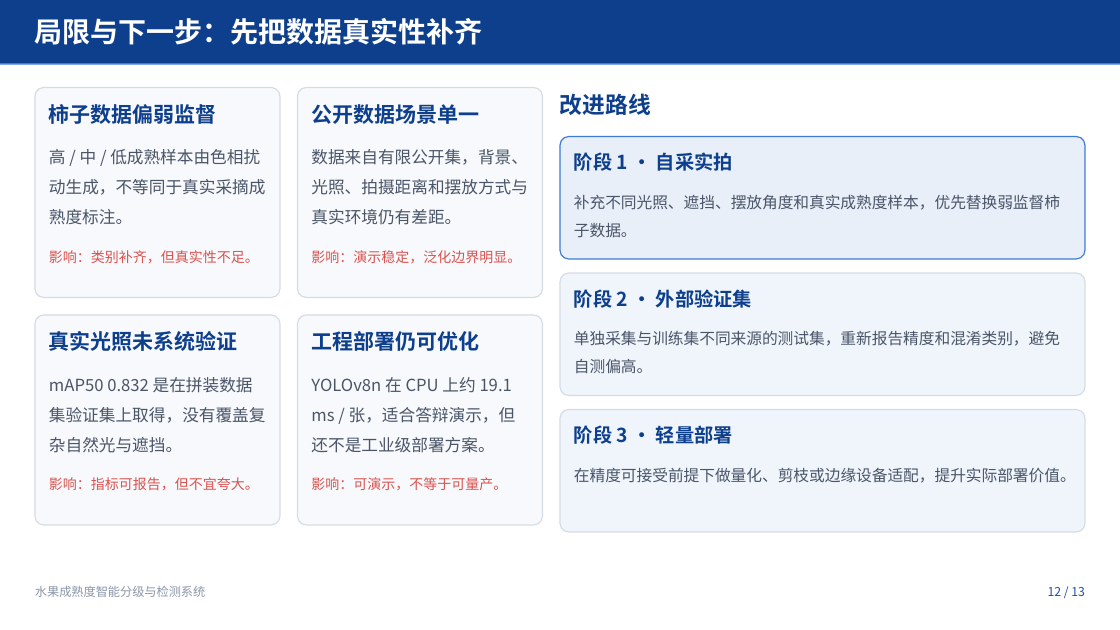
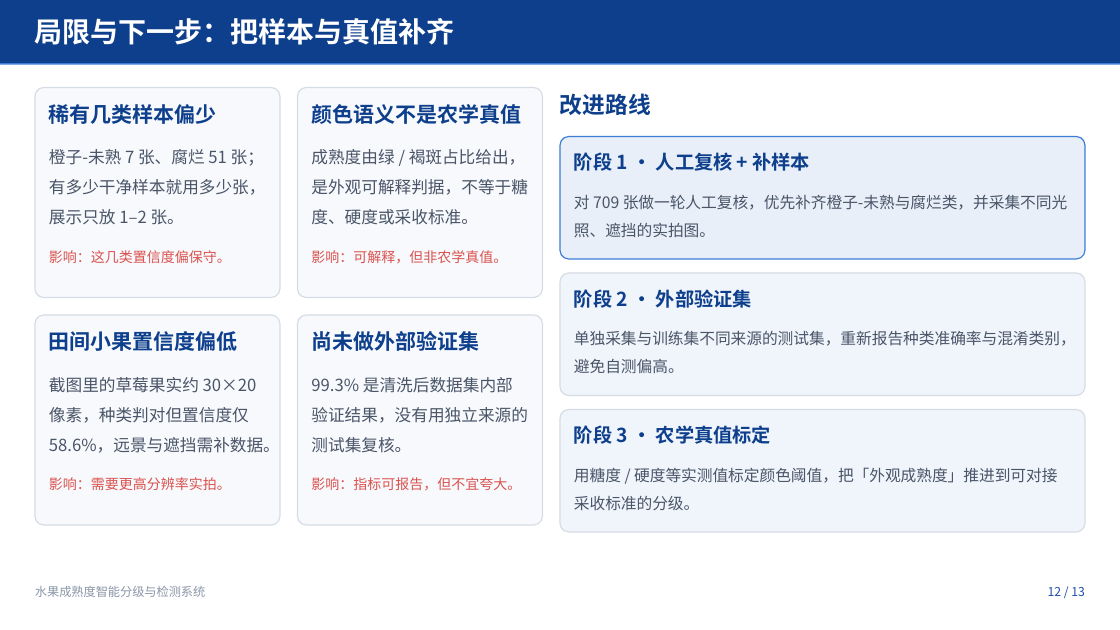
Before and after one commit to wpf1022/fruit-ripeness-detection, a slide deck: slide 12 of 答辩PPT/水果成熟度检测答辩.pptx. Drawn at 1120x630 pixels with LibreOffice and Linux fonts; fonts in the diff are those of the drawing. Boxes give left, top, right and bottom in pixels: in the first picture for what was removed or moved away, otherwise in the second. Text is boxed around its words. In the diff, an @@ line names an element or a change of style, - is before the commit and + after.

```diff
--- a/答辩PPT/水果成熟度检测答辩.pptx
+++ b/答辩PPT/水果成熟度检测答辩.pptx
@@ text at [35, 18, 455, 45]: text changed @@
-局限与下一步：先把数据真实性补齐
+局限与下一步：把样本与真值补齐
@@ text at [49, 104, 217, 124]: text changed @@
-柿子数据偏弱监督
+稀有几类样本偏少
@@ text at [311, 104, 521, 124]: text changed @@
-公开数据场景单一
+颜色语义不是农学真值
@@ text at [49, 149, 266, 225]: text changed @@
-高 / 中 / 低成熟样本由色相扰动生成，不等同于真实采摘成熟度标注。
+橙子-未熟 7 张、腐烂 51 张；有多少干净样本就用多少张，展示只放 1–2 张。
@@ text at [311, 149, 528, 225]: text changed @@
-数据来自有限公开集，背景、光照、拍摄距离和摆放方式与真实环境仍有差距。
+成熟度由绿 / 褐斑占比给出，是外观可解释判据，不等于糖度、硬度或采收标准。
@@ text at [574, 152, 811, 171]: text changed @@
-阶段 1 · 自采实拍
+阶段 1 · 人工复核 + 补样本
@@ text at [574, 195, 1068, 237]: text changed @@
-补充不同光照、遮挡、摆放角度和真实成熟度样本，优先替换弱监督柿子数据。
+对 709 张做一轮人工复核，优先补齐橙子-未熟与腐烂类，并采集不同光照、遮挡的实拍图。
@@ text at [49, 250, 231, 263]: text changed @@
-影响：类别补齐，但真实性不足。
+影响：这几类置信度偏保守。
@@ text at [311, 250, 507, 263]: text changed @@
-影响：演示稳定，泛化边界明显。
+影响：可解释，但非农学真值。
@@ text at [49, 331, 238, 351]: text changed @@
-真实光照未系统验证
+田间小果置信度偏低
@@ text at [311, 331, 479, 351]: text changed @@
-工程部署仍可优化
+尚未做外部验证集
@@ text at [574, 331, 1076, 374]: text changed @@
-单独采集与训练集不同来源的测试集，重新报告精度和混淆类别，避免自测偏高。
+单独采集与训练集不同来源的测试集，重新报告种类准确率与混淆类别，避免自测偏高。
@@ text at [49, 377, 280, 453]: text changed @@
-mAP50 0.832 是在拼装数据集验证集上取得，没有覆盖复杂自然光与遮挡。
+截图里的草莓果实约 30×20 像素，种类判对但置信度仅 58.6%，远景与遮挡需补数据。
@@ text at [311, 377, 528, 453]: text changed @@
-YOLOv8n 在 CPU 上约 19.1 ms / 张，适合答辩演示，但还不是工业级部署方案。
+99.3% 是清洗后数据集内部验证结果，没有用独立来源的测试集复核。
@@ text at [574, 425, 771, 444]: text changed @@
-阶段 3 · 轻量部署
+阶段 3 · 农学真值标定
@@ text at [49, 477, 231, 490]: text changed @@
-影响：指标可报告，但不宜夸大。
+影响：需要更高分辨率实拍。
@@ text at [311, 477, 521, 490]: text changed @@
-影响：可演示，不等于可量产。
+影响：指标可报告，但不宜夸大。
@@ text at [574, 467, 1057, 510]: text changed @@
-在精度可接受前提下做量化、剪枝或边缘设备适配，提升实际部署价值。
+用糖度 / 硬度等实测值标定颜色阈值，把「外观成熟度」推进到可对接采收标准的分级。
```
Also in this commit, not shown: 12 other slides changed, 2 other files.
